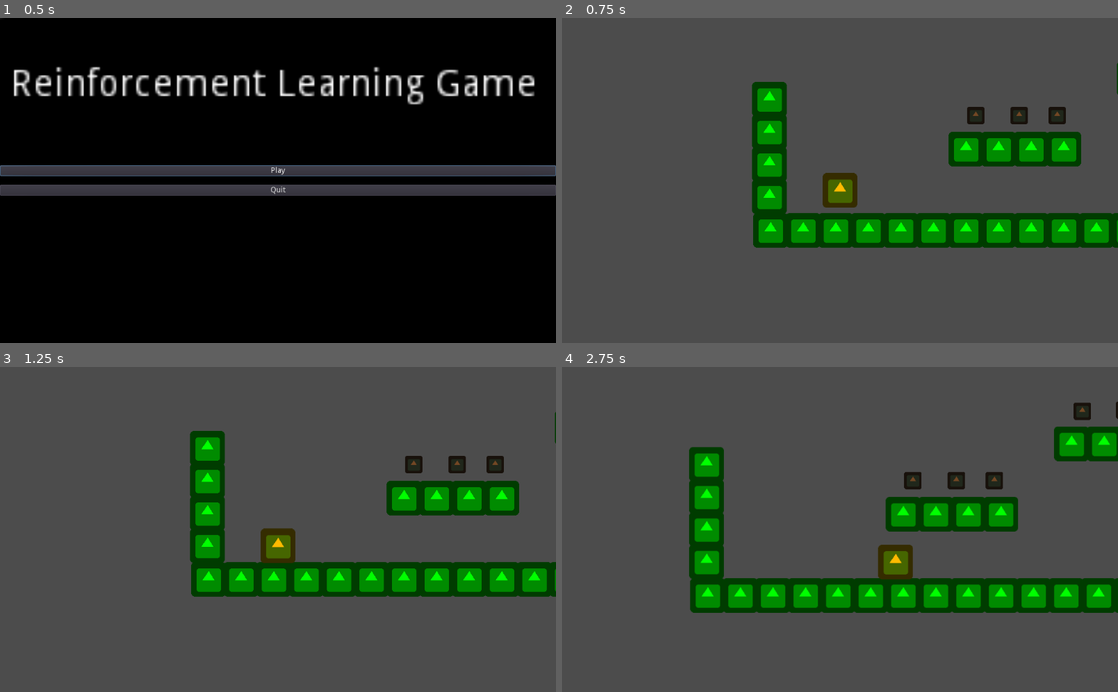
Above: before the commit, frames 1-4 (two rows, left to right).
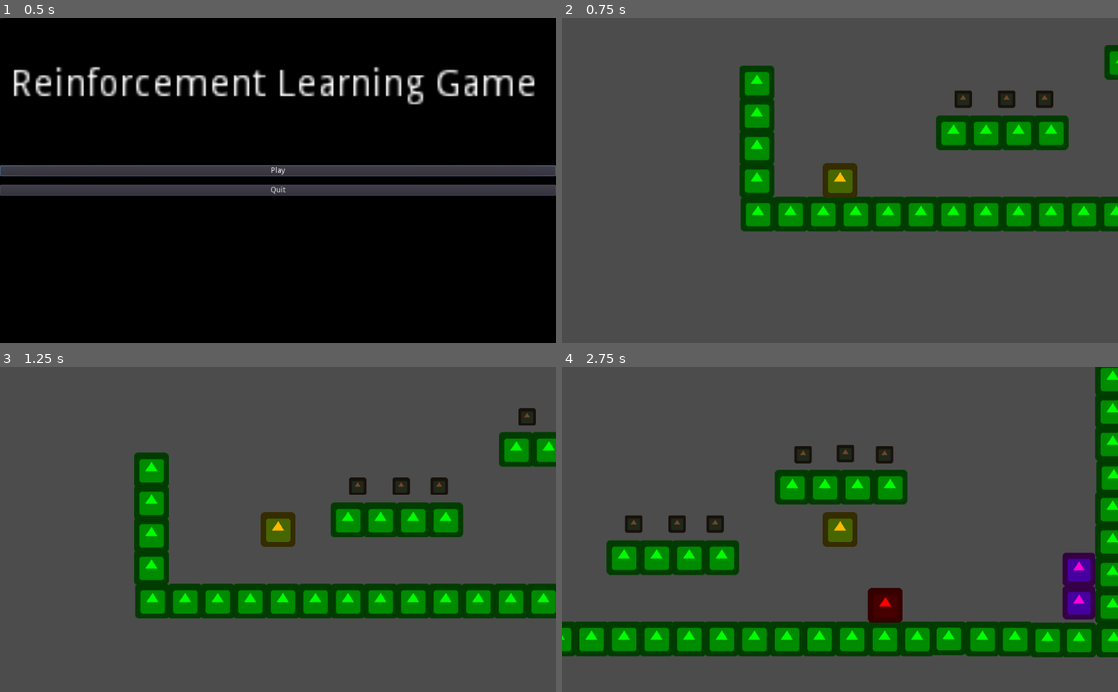
Above: after the commit, the same moments.

Repository: austinirvine/KUML-ReinforcementLearning
Game: Godot game, scene res://Title Screen.tscn
The game is run twice, just before and just after one commit, with the same random seed, the same clock (stepped at 60 frames per second) and the same inputs. The engine's default icon, where the game draws it, is replaced by a stand-in: a white triangle on a blue panel in a dark square.
Inputs:
- Up to frame 1 (0.5 s): no input
- Up to frame 2 (0.75 s): click "Play" at 0.5 s
- Up to frame 3 (1.25 s): no input
- Up to frame 4 (2.75 s): hold D from 1.28 s (still down); tap Shift at 1.35, 2.1 s; tap Space at 1.52, 2.27 s

Frame 1 is identical in both runs. In frame 2, 17% of the frame differs, in the area x 31-100%, y 8-71%; in frame 3, 24%; in frame 4, 35%, in the area x 0-100%, y 0-90%.

Commit message:
added start of reinf learning stuff

Diff:
--- a/Rein-Forest/Characters/person.tscn
+++ b/Rein-Forest/Characters/person.tscn
@@ -5,60 +5,22 @@
 
 [sub_resource type="RectangleShape2D" id=1]
 
-custom_solver_bias = 0.0
-extents = Vector2( 10, 10 )
-
-[node name="Player" type="KinematicBody2D" index="0"]
-
-input_pickable = false
-collision_layer = 1
-collision_mask = 1
-collision/safe_margin = 0.08
+[node name="Player" type="KinematicBody2D"]
 script = ExtResource( 1 )
 
-[node name="Camera2D" type="Camera2D" parent="." index="0"]
+[node name="Camera2D" type="Camera2D" parent="."]
+current = true
 
-anchor_mode = 1
-rotating = false
-current = true
-zoom = Vector2( 1, 1 )
-limit_left = -10000000
-limit_top = -10000000
-limit_right = 10000000
-limit_bottom = 10000000
-limit_smoothed = false
-drag_margin_h_enabled = true
-drag_margin_v_enabled = true
-smoothing_enabled = false
-smoothing_speed = 5.0
-offset_v = 0.0
-offset_h = 0.0
-drag_margin_left = 0.2
-drag_margin_top = 0.2
-drag_margin_right = 0.2
-drag_margin_bottom = 0.2
-editor_draw_screen = true
-editor_draw_limits = false
-editor_draw_drag_margin = false
-
-[node name="CollisionShape2D" type="CollisionShape2D" parent="." index="1"]
-
-position = Vector2( -4.76837e-07, -4.29153e-06 )
+[node name="CollisionShape2D" type="CollisionShape2D" parent="."]
+position = Vector2( -4.76837e-007, -4.29153e-006 )
 scale = Vector2( 3.07692, 3.07692 )
 shape = SubResource( 1 )
 
-[node name="Sprite" type="Sprite" parent="." index="2"]
-
+[node name="Sprite" type="Sprite" parent="."]
 modulate = Color( 1, 0.84375, 0, 1 )
 self_modulate = Color( 1, 0.867188, 0, 1 )
 texture = ExtResource( 2 )
-_sections_unfolded = [ "Region", "Visibility" ]
 
-[node name="Timer" type="Timer" parent="." index="3"]
-
-process_mode = 1
-wait_time = 1.0
+[node name="Timer" type="Timer" parent="."]
 one_shot = true
-autostart = false
-
 [connection signal="timeout" from="Timer" to="." method="_on_Timer_timeout"]
--- a/Rein-Forest/Desk.gd
+++ b/Rein-Forest/Desk.gd
@@ -4,4 +4,5 @@
 	if "Player" == body.name:
 		print("Good Game")
 		body.print_stats()
-		get_tree().change_scene("Title Screen.tscn")
+		body._dead()
+		#get_tree().change_scene("Title Screen.tscn")
--- a/Rein-Forest/Game.tscn
+++ b/Rein-Forest/Game.tscn
@@ -1,228 +1,177 @@
-[gd_scene load_steps=6 format=2]
+[gd_scene load_steps=7 format=2]
 
 [ext_resource path="res://Game.gd" type="Script" id=1]
 [ext_resource path="res://scenes/environment/block.tscn" type="PackedScene" id=2]
 [ext_resource path="res://Book.tscn" type="PackedScene" id=3]
 [ext_resource path="res://libraryDesk.tscn" type="PackedScene" id=4]
 [ext_resource path="res://Spawn.tscn" type="PackedScene" id=5]
+[ext_resource path="res://ReinfLearn.gd" type="Script" id=6]
 
 [node name="Node" type="Node"]
-
 script = ExtResource( 1 )
 
-[node name="Env" type="Node" parent="." index="0"]
-
+[node name="Env" type="Node" parent="."]
 editor/display_folded = true
 
-[node name="Node2D" parent="Env" index="0" instance=ExtResource( 2 )]
-
+[node name="Node2D" parent="Env" instance=ExtResource( 2 )]
 position = Vector2( 2, 582 )
 
-[node name="Node2D35" parent="Env" index="1" instance=ExtResource( 2 )]
-
+[node name="Node2D35" parent="Env" instance=ExtResource( 2 )]
 position = Vector2( 1264, 584 )
 
-[node name="Node2D39" parent="Env" index="2" instance=ExtResource( 2 )]
-
+[node name="Node2D39" parent="Env" instance=ExtResource( 2 )]
 position = Vector2( 1264, 284 )
 
-[node name="Node2D23" parent="Env" index="3" instance=ExtResource( 2 )]
-
+[node name="Node2D23" parent="Env" instance=ExtResource( 2 )]
 position = Vector2( 0, 400 )
 
-[node name="Node2D34" parent="Env" index="4" instance=ExtResource( 2 )]
-
+[node name="Node2D34" parent="Env" instance=ExtResource( 2 )]
 position = Vector2( 1262, 402 )
 
-[node name="Node2D43" parent="Env" index="5" instance=ExtResource( 2 )]
-
+[node name="Node2D43" parent="Env" instance=ExtResource( 2 )]
 position = Vector2( 1262, 102 )
 
-[node name="Node2D25" parent="Env" index="6" instance=ExtResource( 2 )]
-
+[node name="Node2D25" parent="Env" instance=ExtResource( 2 )]
 position = Vector2( 0, 340 )
 
-[node name="Node2D36" parent="Env" index="7" instance=ExtResource( 2 )]
-
+[node name="Node2D36" parent="Env" instance=ExtResource( 2 )]
 position = Vector2( 1262, 342 )
 
-[node name="Node2D42" parent="Env" index="8" instance=ExtResource( 2 )]
-
+[node name="Node2D42" parent="Env" instance=ExtResource( 2 )]
 position = Vector2( 1262, 42 )
 
-[node name="Node2D22" parent="Env" index="9" instance=ExtResource( 2 )]
-
+[node name="Node2D22" parent="Env" instance=ExtResource( 2 )]
 position = Vector2( 0, 520 )
 
-[node name="Node2D37" parent="Env" index="10" instance=ExtResource( 2 )]
-
+[node name="Node2D37" parent="Env" instance=ExtResource( 2 )]
 position = Vector2( 1262, 522 )
 
-[node name="Node2D41" parent="Env" index="11" instance=ExtResource( 2 )]
-
+[node name="Node2D41" parent="Env" instance=ExtResource( 2 )]
 position = Vector2( 1262, 222 )
 
-[node name="Node2D24" parent="Env" index="12" instance=ExtResource( 2 )]
-
+[node name="Node2D24" parent="Env" instance=ExtResource( 2 )]
 position = Vector2( 0, 460 )
 
-[node name="Node2D38" parent="Env" index="13" instance=ExtResource( 2 )]
-
+[node name="Node2D38" parent="Env" instance=ExtResource( 2 )]
 position = Vector2( 1262, 462 )
 
-[node name="Node2D40" parent="Env" index="14" instance=ExtResource( 2 )]
-
+[node name="Node2D40" parent="Env" instance=ExtResource( 2 )]
 position = Vector2( 1262, 162 )
 
-[node name="Node2D13" parent="Env" index="15" instance=ExtResource( 2 )]
-
+[node name="Node2D13" parent="Env" instance=ExtResource( 2 )]
 position = Vector2( 422, 582 )
 
-[node name="Node2D21" parent="Env" index="16" instance=ExtResource( 2 )]
-
+[node name="Node2D21" parent="Env" instance=ExtResource( 2 )]
 position = Vector2( 842, 582 )
 
-[node name="Node2D2" parent="Env" index="17" instance=ExtResource( 2 )]
-
+[node name="Node2D2" parent="Env" instance=ExtResource( 2 )]
 position = Vector2( 62, 582 )
 
-[node name="Node2D12" parent="Env" index="18" instance=ExtResource( 2 )]
-
+[node name="Node2D12" parent="Env" instance=ExtResource( 2 )]
 position = Vector2( 482, 582 )
 
-[node name="Node2D29" parent="Env" index="19" instance=ExtResource( 2 )]
-
+[node name="Node2D29" parent="Env" instance=ExtResource( 2 )]
 position = Vector2( 362, 432 )
 
-[node name="Node2D30" parent="Env" index="20" instance=ExtResource( 2 )]
-
+[node name="Node2D30" parent="Env" instance=ExtResource( 2 )]
 position = Vector2( 672, 302 )
 
-[node name="Node2D18" parent="Env" index="21" instance=ExtResource( 2 )]
-
+[node name="Node2D18" parent="Env" instance=ExtResource( 2 )]
 position = Vector2( 902, 582 )
 
-[node name="Node2D3" parent="Env" index="22" instance=ExtResource( 2 )]
-
+[node name="Node2D3" parent="Env" instance=ExtResource( 2 )]
 position = Vector2( 122, 582 )
 
-[node name="Node2D10" parent="Env" index="23" instance=ExtResource( 2 )]
-
+[node name="Node2D10" parent="Env" instance=ExtResource( 2 )]
 position = Vector2( 542, 582 )
 
-[node name="Node2D28" parent="Env" index="24" instance=ExtResource( 2 )]
-
+[node name="Node2D28" parent="Env" instance=ExtResource( 2 )]
 position = Vector2( 422, 432 )
 
-[node name="Node2D32" parent="Env" index="25" instance=ExtResource( 2 )]
-
+[node name="Node2D32" parent="Env" instance=ExtResource( 2 )]
 position = Vector2( 732, 302 )
 
-[node name="Node2D20" parent="Env" index="26" instance=ExtResource( 2 )]
-
+[node name="Node2D20" parent="Env" instance=ExtResource( 2 )]
 position = Vector2( 960, 581 )
 scale = Vector2( 1, 0.96875 )
 
-[node name="Node2D4" parent="Env" index="27" instance=ExtResource( 2 )]
-
+[node name="Node2D4" parent="Env" instance=ExtResource( 2 )]
 position = Vector2( 182, 582 )
 
-[node name="Node2D8" parent="Env" index="28" instance=ExtResource( 2 )]
-
+[node name="Node2D8" parent="Env" instance=ExtResource( 2 )]
 position = Vector2( 602, 582 )
 
-[node name="Node2D27" parent="Env" index="29" instance=ExtResource( 2 )]
-
+[node name="Node2D27" parent="Env" instance=ExtResource( 2 )]
 position = Vector2( 482, 432 )
 
-[node name="Node2D33" parent="Env" index="30" instance=ExtResource( 2 )]
-
+[node name="Node2D33" parent="Env" instance=ExtResource( 2 )]
 position = Vector2( 792, 302 )
 
-[node name="Node2D17" parent="Env" index="31" instance=ExtResource( 2 )]
-
+[node name="Node2D17" parent="Env" instance=ExtResource( 2 )]
 position = Vector2( 1022, 582 )
 
-[node name="Node2D5" parent="Env" index="32" instance=ExtResource( 2 )]
-
+[node name="Node2D5" parent="Env" instance=ExtResource( 2 )]
 position = Vector2( 242, 582 )
 
-[node name="Node2D14" parent="Env" index="33" instance=ExtResource( 2 )]
-
+[node name="Node2D14" parent="Env" instance=ExtResource( 2 )]
 position = Vector2( 662, 582 )
 
-[node name="Node2D26" parent="Env" index="34" instance=ExtResource( 2 )]
-
+[node name="Node2D26" parent="Env" instance=ExtResource( 2 )]
 position = Vector2( 542, 432 )
 
-[node name="Node2D31" parent="Env" index="35" instance=ExtResource( 2 )]
-
+[node name="Node2D31" parent="Env" instance=ExtResource( 2 )]
 position = Vector2( 852, 302 )
 
-[node name="Node2D15" parent="Env" index="36" instance=ExtResource( 2 )]
-
+[node name="Node2D15" parent="Env" instance=ExtResource( 2 )]
 position = Vector2( 1082, 582 )
 
-[node name="Node2D6" parent="Env" index="37" instance=ExtResource( 2 )]
-
+[node name="Node2D6" parent="Env" instance=ExtResource( 2 )]
 position = Vector2( 302, 582 )
 
-[node name="Node2D11" parent="Env" index="38" instance=ExtResource( 2 )]
-
+[node name="Node2D11" parent="Env" instance=ExtResource( 2 )]
 position = Vector2( 722, 582 )
 
-[node name="Node2D16" parent="Env" index="39" instance=ExtResource( 2 )]
-
+[node name="Node2D16" parent="Env" instance=ExtResource( 2 )]
 position = Vector2( 1142, 584 )
 
-[node name="Node2D7" parent="Env" index="40" instance=ExtResource( 2 )]
-
+[node name="Node2D7" parent="Env" instance=ExtResource( 2 )]
 position = Vector2( 362, 582 )
 
-[node name="Node2D9" parent="Env" index="41" instance=ExtResource( 2 )]
-
+[node name="Node2D9" parent="Env" instance=ExtResource( 2 )]
 position = Vector2( 782, 582 )
 
-[node name="Node2D19" parent="Env" index="42" instance=ExtResource( 2 )]
-
+[node name="Node2D19" parent="Env" instance=ExtResource( 2 )]
 position = Vector2( 1200, 584 )
 
-[node name="books" type="Node" parent="." index="1"]
-
+[node name="books" type="Node" parent="."]
 editor/display_folded = true
 
-[node name="Book" parent="books" index="0" instance=ExtResource( 3 )]
-
+[node name="Book" parent="books" instance=ExtResource( 3 )]
 position = Vector2( 380, 370 )
 
-[node name="Book4" parent="books" index="1" instance=ExtResource( 3 )]
-
+[node name="Book4" parent="books" instance=ExtResource( 3 )]
 position = Vector2( 692, 242 )
 
-[node name="Book2" parent="books" index="2" instance=ExtResource( 3 )]
-
+[node name="Book2" parent="books" instance=ExtResource( 3 )]
 position = Vector2( 460, 370 )
 
-[node name="Book6" parent="books" index="3" instance=ExtResource( 3 )]
-
+[node name="Book6" parent="books" instance=ExtResource( 3 )]
 position = Vector2( 770, 240 )
 
-[node name="Book3" parent="books" index="4" instance=ExtResource( 3 )]
-
+[node name="Book3" parent="books" instance=ExtResource( 3 )]
 position = Vector2( 530, 370 )
 
-[node name="Book5" parent="books" index="5" instance=ExtResource( 3 )]
-
+[node name="Book5" parent="books" instance=ExtResource( 3 )]
 position = Vector2( 842, 242 )
 
-[node name="Desk" parent="." index="2" instance=ExtResource( 4 )]
-
+[node name="Desk" parent="." instance=ExtResource( 4 )]
 position = Vector2( 1200, 480 )
 
-[node name="player spawn" parent="." index="3" instance=ExtResource( 5 )]
-
+[node name="player spawn" parent="." instance=ExtResource( 5 )]
 position = Vector2( 130, 490 )
 
-[node name="enemy spawn" parent="." index="4" instance=ExtResource( 5 )]
+[node name="enemy spawn" parent="." instance=ExtResource( 5 )]
+position = Vector2( 1060, 510 )
 
-position = Vector2( 1060, 510 )
+[node name="RL" type="Node" parent="."]
+script = ExtResource( 6 )
--- /dev/null
+++ b/Rein-Forest/ReinfLearn.gd
@@ -0,0 +1,79 @@
+extends Node
+
+# Declare member variables here. Examples:
+# var a = 2
+# var b = "text"
+var explorationFreq = .2
+var actions = []
+var q=[]
+var gamma = .8
+var lr = .5
+
+
+
+# Called when the node enters the scene tree for the first time.
+func _ready():
+	var states = 1
+	var numActions = 3
+
+#	for x in range(states):
+#    	q[x]=[]
+#    	for y in range(actions):
+#        	q[x][y]=0
+	for i in range(numActions):
+		actions.append(i)
+		q.append(0)
+
+func arrMax(arr):
+	var maxVal = -9999999
+	for i in range(arr.size()):
+		maxVal = max(i, maxVal)
+	return maxVal
+
+
+func learn():
+	var exploreRand = randf()
+	var actionToTake = -1
+	if(exploreRand<explorationFreq):
+		actionToTake = actions[randi() % actions.size()]
+	else:
+		var maxIndex = -1
+		var maxVal = -1
+		for i in range(3):
+			if(q[i]>maxVal):
+				maxIndex = i
+				maxVal = q[i]
+		actionToTake = maxIndex
+	var player = get_node("../player spawn/Player")
+	var prevPlayerPosX = player.get_position().x
+	var prevPlayerPosY = player.get_position().y
+	var prevBookCount = player.book_count
+	var prevHealth = player.health
+	player.moveRL(actionToTake)
+	var reward = 0
+	var currPlayerPosX = player.get_position().x
+	var currPlayerPosY = player.get_position().y
+	var currBookCount = player.book_count
+	var currHealth = player.health
+	if(currPlayerPosX>prevPlayerPosX):
+		reward+= 100
+	elif (prevPlayerPosX>currPlayerPosX):
+		reward-=100
+	if (currBookCount>prevBookCount):
+		reward+=50
+	if (currHealth<prevHealth):
+		reward-=50
+	#if char has moved left, give reward
+	#if char has moved right, give negative
+	#if char got a book or finished level, give bonus
+	q[actionToTake] = q[actionToTake] + lr * (reward + gamma * arrMax(q)) - q[actionToTake]
+	print(q[0])
+	print(q[1])
+	print(q[2])
+
+# Called every frame. 'delta' is the elapsed time since the previous frame.
+func _process(delta):
+	if(get_node("../player spawn/Player") != null):
+		learn()
+	else:
+		print("Player null")
--- a/Rein-Forest/Title Screen.tscn
+++ b/Rein-Forest/Title Screen.tscn
@@ -4,135 +4,48 @@
 [ext_resource path="res://icon.png" type="Texture" id=2]
 
 [node name="Title Screen" type="Node"]
-
 script = ExtResource( 1 )
 
-[node name="Sprite" type="Sprite" parent="." index="0"]
-
+[node name="Sprite" type="Sprite" parent="."]
 modulate = Color( 0, 0, 0, 1 )
 position = Vector2( 519, 304 )
 scale = Vector2( 17.2188, 10.5 )
 texture = ExtResource( 2 )
-_sections_unfolded = [ "Transform", "Visibility" ]
 
-[node name="RichTextLabel" type="RichTextLabel" parent="." index="1"]
-
-anchor_left = 0.0
-anchor_top = 0.0
-anchor_right = 0.0
-anchor_bottom = 0.0
+[node name="RichTextLabel" type="RichTextLabel" parent="."]
 margin_left = 20.0
 margin_top = 90.0
 margin_right = 218.0
 margin_bottom = 166.0
 rect_scale = Vector2( 5, 5 )
-rect_pivot_offset = Vector2( 0, 0 )
-rect_clip_content = true
-mouse_filter = 0
-mouse_default_cursor_shape = 0
-size_flags_horizontal = 1
-size_flags_vertical = 1
-bbcode_enabled = false
-bbcode_text = ""
-visible_characters = -1
-percent_visible = 1.0
-meta_underlined = true
-tab_size = 4
 text = "Reinforcement Learning Game"
-scroll_active = true
-scroll_following = false
-selection_enabled = false
-override_selected_font_color = false
-_sections_unfolded = [ "Rect", "Visibility" ]
 
-[node name="MarginContainer" type="MarginContainer" parent="." index="2"]
-
-anchor_left = 0.0
-anchor_top = 0.0
+[node name="MarginContainer" type="MarginContainer" parent="."]
 anchor_right = 1.0
 anchor_bottom = 1.0
-rect_pivot_offset = Vector2( 0, 0 )
-rect_clip_content = false
-mouse_filter = 0
-mouse_default_cursor_shape = 0
-size_flags_horizontal = 1
-size_flags_vertical = 1
 custom_constants/margin_right = 0
 custom_constants/margin_top = 20
 custom_constants/margin_left = 0
 custom_constants/margin_bottom = 20
-_sections_unfolded = [ "Anchor", "Grow Direction", "Margin" ]
 
-[node name="VBoxContainer" type="VBoxContainer" parent="MarginContainer" index="0"]
-
-anchor_left = 0.0
-anchor_top = 0.0
-anchor_right = 0.0
-anchor_bottom = 0.0
+[node name="VBoxContainer" type="VBoxContainer" parent="MarginContainer"]
 margin_top = 20.0
 margin_right = 1024.0
 margin_bottom = 580.0
 rect_min_size = Vector2( 50, 50 )
-rect_pivot_offset = Vector2( 0, 0 )
-rect_clip_content = false
-mouse_filter = 1
-mouse_default_cursor_shape = 0
-size_flags_horizontal = 1
-size_flags_vertical = 1
 custom_constants/separation = 16
 alignment = 1
-_sections_unfolded = [ "Grow Direction", "Hint", "Rect", "Size Flags", "custom_constants" ]
 
-[node name="Button" type="Button" parent="MarginContainer/VBoxContainer" index="0"]
-
-anchor_left = 0.0
-anchor_top = 0.0
-anchor_right = 0.0
-anchor_bottom = 0.0
+[node name="Button" type="Button" parent="MarginContainer/VBoxContainer"]
 margin_top = 252.0
 margin_right = 1024.0
 margin_bottom = 272.0
-rect_pivot_offset = Vector2( 0, 0 )
-rect_clip_content = false
-focus_mode = 2
-mouse_filter = 0
-mouse_default_cursor_shape = 0
-size_flags_horizontal = 1
-size_flags_vertical = 1
-toggle_mode = false
-enabled_focus_mode = 2
-shortcut = null
-group = null
 text = "Play"
-flat = false
-align = 1
-_sections_unfolded = [ "Rect" ]
 
-[node name="Button2" type="Button" parent="MarginContainer/VBoxContainer" index="1"]
-
-anchor_left = 0.0
-anchor_top = 0.0
-anchor_right = 0.0
-anchor_bottom = 0.0
+[node name="Button2" type="Button" parent="MarginContainer/VBoxContainer"]
 margin_top = 288.0
 margin_right = 1024.0
 margin_bottom = 308.0
-rect_pivot_offset = Vector2( 0, 0 )
-rect_clip_content = false
-focus_mode = 2
-mouse_filter = 0
-mouse_default_cursor_shape = 0
-size_flags_horizontal = 1
-size_flags_vertical = 1
-toggle_mode = false
-enabled_focus_mode = 2
-shortcut = null
-group = null
 text = "Quit"
-flat = false
-align = 1
-_sections_unfolded = [ "Rect" ]
-
 [connection signal="pressed" from="MarginContainer/VBoxContainer/Button" to="." method="_on_Button_pressed"]
-
 [connection signal="pressed" from="MarginContainer/VBoxContainer/Button2" to="." method="_on_Button2_pressed"]
--- a/Rein-Forest/bully.gd
+++ b/Rein-Forest/bully.gd
@@ -9,6 +9,8 @@
 const JUMP_HEIGHT = -200
 
 func _ready():
+	var playerNode = ("../player spawner/Player")
+	#playerNode.enemiesList.append(self)
 	can_delete = false
 	pass
 
--- a/Rein-Forest/default_env.tres
+++ b/Rein-Forest/default_env.tres
@@ -1,100 +1,14 @@
 [gd_resource type="Environment" load_steps=2 format=2]
 
 [sub_resource type="ProceduralSky" id=1]
-
-radiance_size = 4
 sky_top_color = Color( 0.0470588, 0.454902, 0.976471, 1 )
 sky_horizon_color = Color( 0.556863, 0.823529, 0.909804, 1 )
 sky_curve = 0.25
-sky_energy = 1.0
 ground_bottom_color = Color( 0.101961, 0.145098, 0.188235, 1 )
 ground_horizon_color = Color( 0.482353, 0.788235, 0.952941, 1 )
 ground_curve = 0.01
-ground_energy = 1.0
-sun_color = Color( 1, 1, 1, 1 )
-sun_latitude = 35.0
-sun_longitude = 0.0
-sun_angle_min = 1.0
-sun_angle_max = 100.0
-sun_curve = 0.05
 sun_energy = 16.0
-texture_size = 2
 
 [resource]
-
 background_mode = 2
 background_sky = SubResource( 1 )
-background_sky_custom_fov = 0.0
-background_color = Color( 0, 0, 0, 1 )
-background_energy = 1.0
-background_canvas_max_layer = 0
-ambient_light_color = Color( 0, 0, 0, 1 )
-ambient_light_energy = 1.0
-ambient_light_sky_contribution = 1.0
-fog_enabled = false
-fog_color = Color( 0.5, 0.6, 0.7, 1 )
-fog_sun_color = Color( 1, 0.9, 0.7, 1 )
-fog_sun_amount = 0.0
-fog_depth_enabled = true
-fog_depth_begin = 10.0
-fog_depth_curve = 1.0
-fog_transmit_enabled = false
-fog_transmit_curve = 1.0
-fog_height_enabled = false
-fog_height_min = 0.0
-fog_height_max = 100.0
-fog_height_curve = 1.0
-tonemap_mode = 0
-tonemap_exposure = 1.0
-tonemap_white = 1.0
-auto_exposure_enabled = false
-auto_exposure_scale = 0.4
-auto_exposure_min_luma = 0.05
-auto_exposure_max_luma = 8.0
-auto_exposure_speed = 0.5
-ss_reflections_enabled = false
-ss_reflections_max_steps = 64
-ss_reflections_fade_in = 0.15
-ss_reflections_fade_out = 2.0
-ss_reflections_depth_tolerance = 0.2
-ss_reflections_roughness = true
-ssao_enabled = false
-ssao_radius = 1.0
-ssao_intensity = 1.0
-ssao_radius2 = 0.0
-ssao_intensity2 = 1.0
-ssao_bias = 0.01
-ssao_light_affect = 0.0
-ssao_color = Color( 0, 0, 0, 1 )
-ssao_quality = 0
-ssao_blur = 3
-ssao_edge_sharpness = 4.0
-dof_blur_far_enabled = false
-dof_blur_far_distance = 10.0
-dof_blur_far_transition = 5.0
-dof_blur_far_amount = 0.1
-dof_blur_far_quality = 1
-dof_blur_near_enabled = false
-dof_blur_near_distance = 2.0
-dof_blur_near_transition = 1.0
-dof_blur_near_amount = 0.1
-dof_blur_near_quality = 1
-glow_enabled = false
-glow_levels/1 = false
-glow_levels/2 = false
-glow_levels/3 = true
-glow_levels/4 = false
-glow_levels/5 = true
-glow_levels/6 = false
-glow_levels/7 = false
-glow_intensity = 0.8
-glow_strength = 1.0
-glow_bloom = 0.0
-glow_blend_mode = 2
-glow_hdr_threshold = 1.0
-glow_hdr_scale = 2.0
-glow_bicubic_upscale = false
-adjustment_enabled = false
-adjustment_brightness = 1.0
-adjustment_contrast = 1.0
-adjustment_saturation = 1.0
--- a/Rein-Forest/person.gd
+++ b/Rein-Forest/person.gd
@@ -3,6 +3,7 @@
 var health
 var book_count
 var is_dead
+var enemiesList = []
 
 var motion = Vector2()
 
@@ -48,7 +49,27 @@
 
 	motion = move_and_slide(motion, UP)
 	pass
+func moveRL(action):
+	if is_dead:
+		return
 
+	motion.y += GRAVITY
+
+	if action==0:
+		motion.x = -SPEED
+		pass
+	elif action==1:
+		motion.x = SPEED
+	else:
+		motion.x = 0
+
+	if is_on_floor():
+		if action==2:
+			motion.y = JUMP_HEIGHT
+			pass
+
+	motion = move_and_slide(motion, UP)
+	pass
 func hurt():
 	health -= 10
 	print(health)
@@ -76,4 +97,6 @@
 func _on_Timer_timeout():
 	get_parent().respawn()
 	self.queue_free()
+	for i in range(enemiesList.size()):
+		enemiesList[i].queue_free()
 	pass # replace with function body
--- a/Rein-Forest/project.godot
+++ b/Rein-Forest/project.godot
@@ -6,7 +6,12 @@
 ;   [section] ; section goes between []
 ;   param=value ; assign values to parameters
 
-config_version=3
+config_version=4
+
+_global_script_classes=[  ]
+_global_script_class_icons={
+
+}
 
 [application]
 
Not shown, changed: Rein-Forest/icon.png.import
